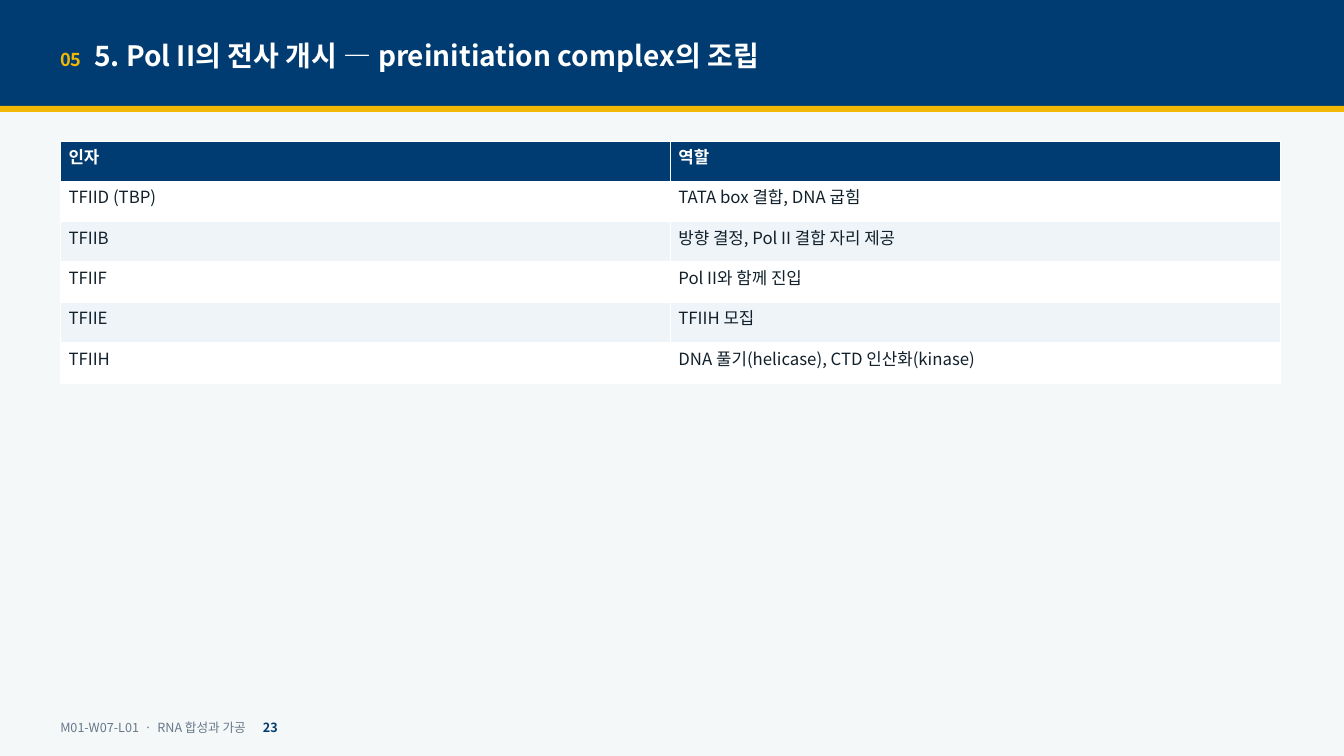
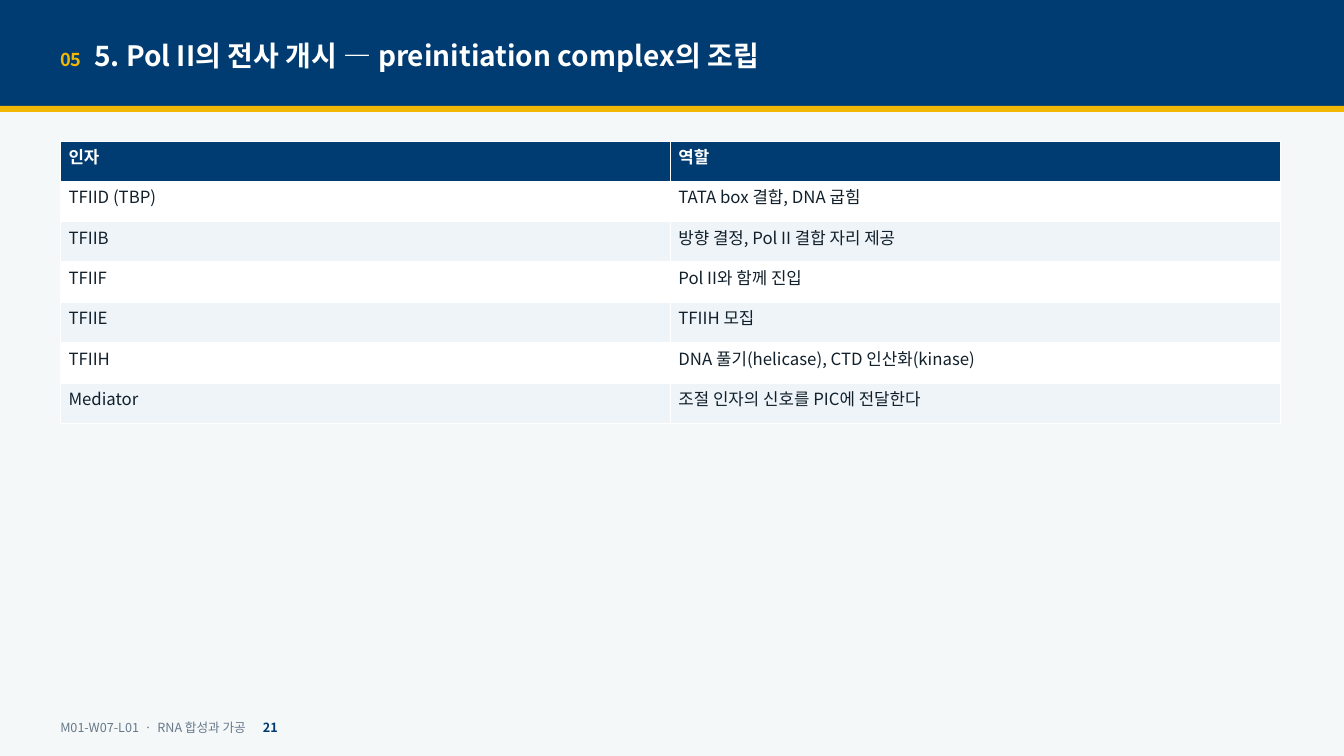
Before and after one commit to hoperiasd2/hoperiasd2.github.io, a slide deck: slide 21 of curriculum/M01/W07/L01/slides.pptx (slide 23 before the commit). Drawn at 1344x756 pixels with LibreOffice and Linux fonts; fonts in the diff are those of the drawing. Boxes give left, top, right and bottom in pixels: in the first picture for what was removed or moved away, otherwise in the second. Text is boxed around its words. In the diff, an @@ line names an element or a change of style, - is before the commit and + after.

```diff
--- a/curriculum/M01/W07/L01/slides.pptx
+++ b/curriculum/M01/W07/L01/slides.pptx
@@ table at (x1=60, y1=141, x2=1280, y2=423) @@
+row 7: Mediator | 조절 인자의 신호를 PIC에 전달한다
@@ text at (x1=60, y1=721, x2=278, y2=733): text changed @@
-M01-W07-L01 · RNA 합성과 가공 23
+M01-W07-L01 · RNA 합성과 가공 21
```
Also in this commit, not shown: 48 other slides changed, 7 slides added, 7 other files.
